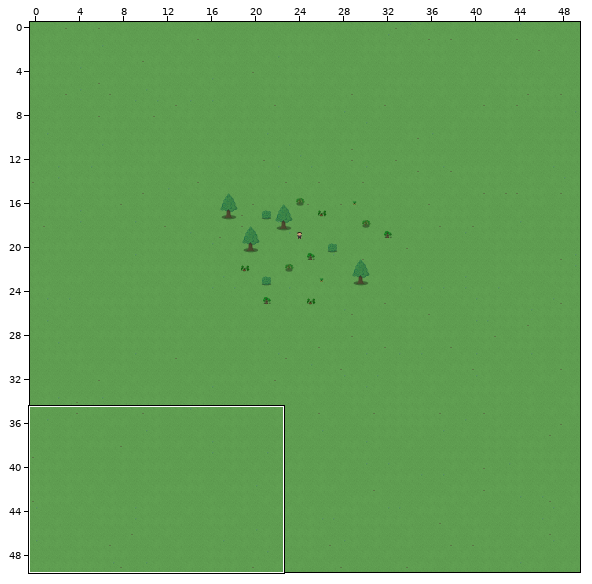
Tiled map, stored at assets/World/World.tmx. The first picture is a wide view before the edit; the outline marks the close-up.
Close-up. Before the edit:
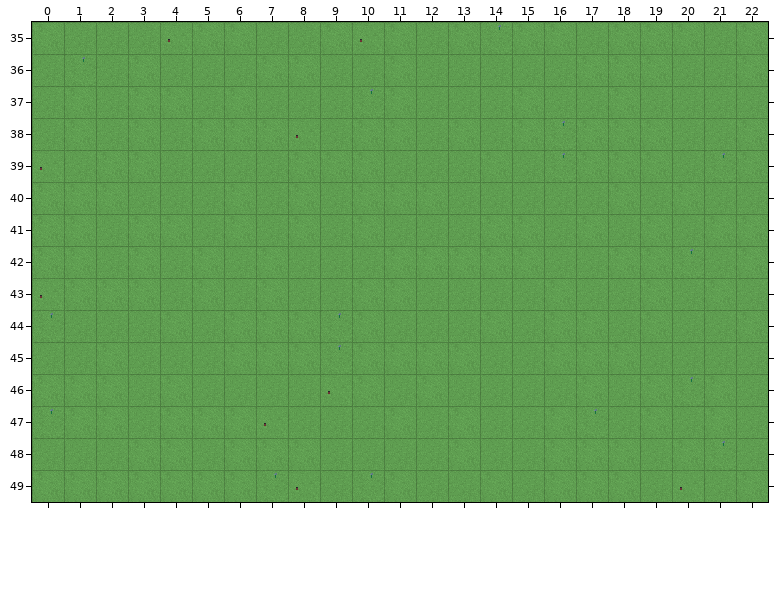
Cells are 32x32 px. Shown: x 0..22, y 35..49.
Now the later version:
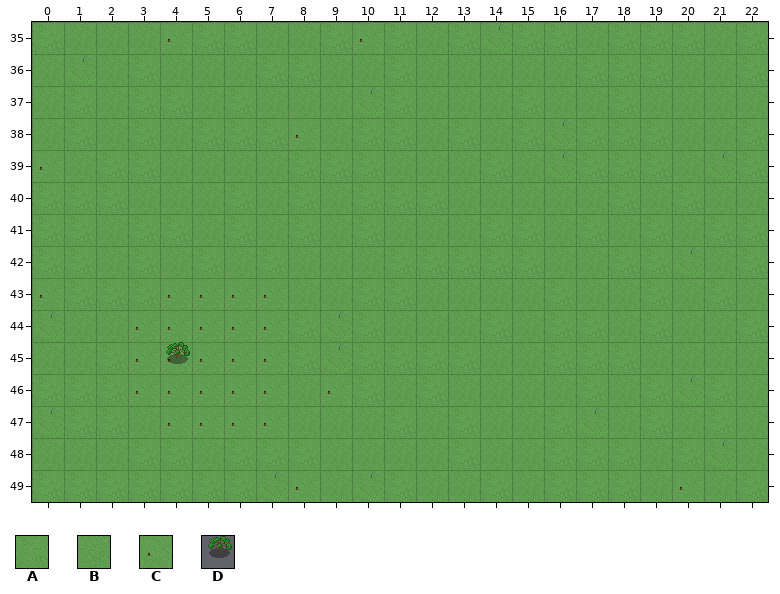
Key: from "GrassTileset": A 0, B 1, C 3; from "pepper": D 0.
_ is an empty cell, . an unchanged one.
Objects are placed by their top-left corner, in cells (3,4 is the top-left corner of cell 3,4); size is 1x1 cell unless given.
From old to new:
--- layer "Tile Layer 1"
@@ x 3..7 @@
-43 .BABA
-44 BABAA
-45 BBBAA
-46 BABBB
-47 .AAA.
+43 .CCCC
+44 CCCCC
+45 CCCCC
+46 CCCCC
+47 .CCC.
--- layer "Objects"
+D at 4,45
Pixel boxes of the changes (left, top, right, bottom) in both close-ups:
changed: (128, 278, 288, 438)
